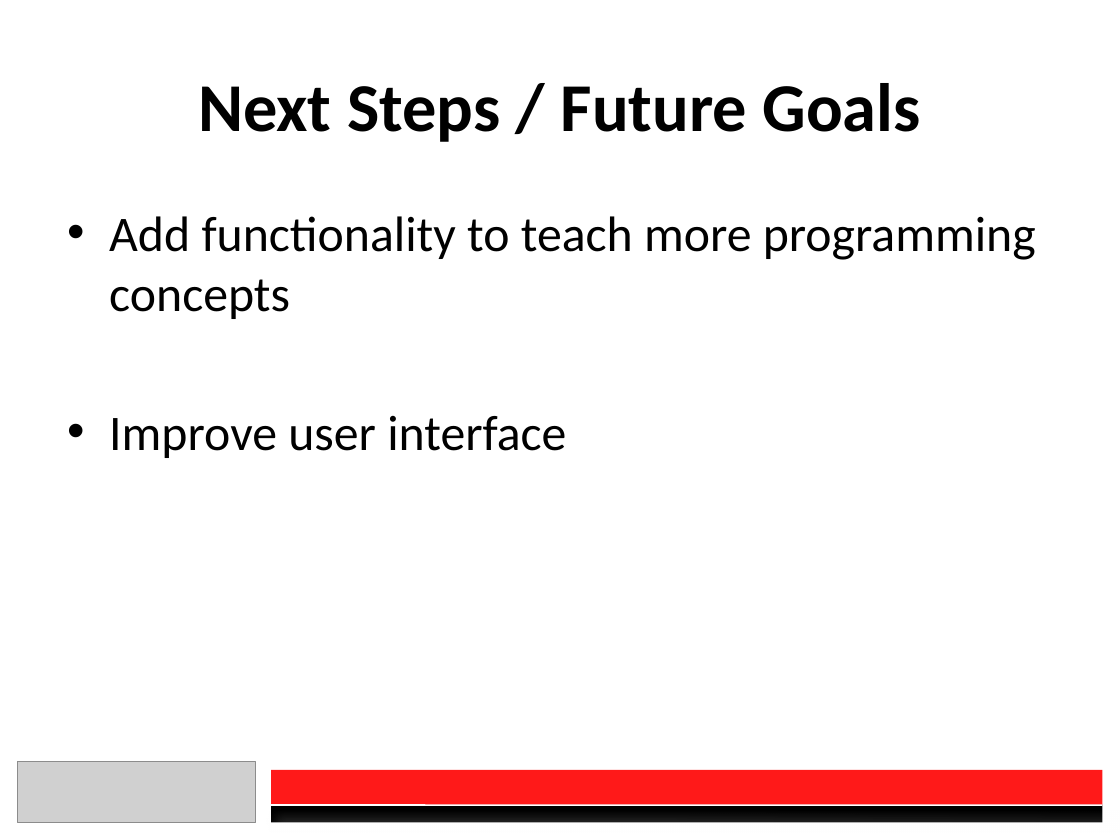
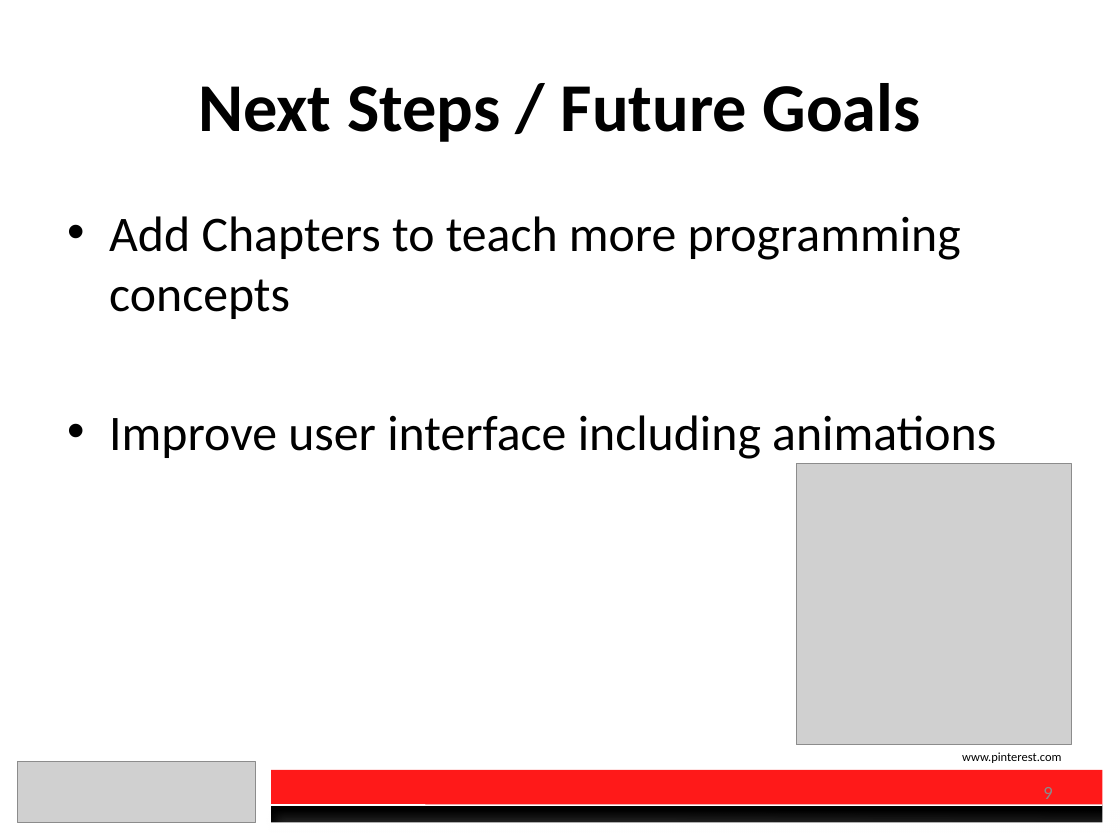
Before and after one commit to charberg/OEC2016, a slide deck: slide 9 of Presentation.pptx. Drawn at 1120x840 pixels with LibreOffice and Linux fonts; fonts in the diff are those of the drawing; grey boxes stand for pictures. Boxes give left, top, right and bottom in pixels: in the first picture for what was removed or moved away, otherwise in the second. Text is boxed around its words. In the diff, an @@ line names an element or a change of style, - is before the commit and + after.

```diff
--- a/Presentation.pptx
+++ b/Presentation.pptx
@@ text at <box>109,216,996,459</box>: text changed @@
-• Add functionality to teach more programming concepts
-• Improve user interface
+• Add Chapters to teach more programming concepts
+• Improve user interface including animations
@@ picture added at <box>796,464,1072,745</box> @@
@@ text added at <box>962,752,1062,763</box>, 8 pt, text #000000 @@
+www.pinterest.com
@@ page number added at <box>1043,787,1052,805</box>, 12 pt, text #8C8C8C @@
+9
```
Also in this commit, not shown: 8 other slides changed, 2 other files.
